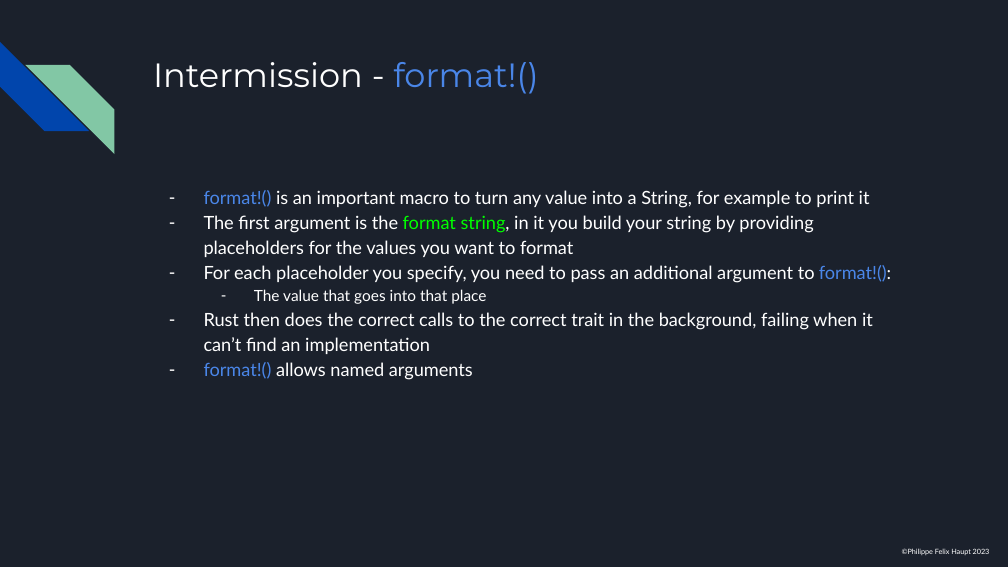
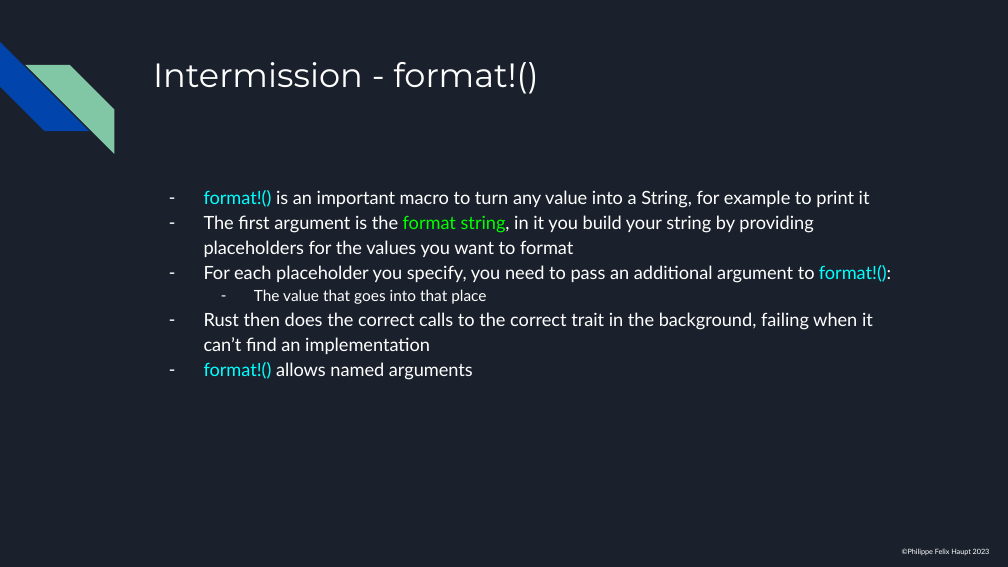
Before and after one commit to pfhaupt/progkurs, a slide deck: slide 86 of rust-beginner/09 - Traits/09 - RUSTikales Rust for beginners.pptx. Drawn at 1008x567 pixels with LibreOffice and Linux fonts; fonts in the diff are those of the drawing. Boxes give left, top, right and bottom in pixels: in the first picture for what was removed or moved away, otherwise in the second. Text is boxed around its words. In the diff, an @@ line names an element or a change of style, - is before the commit and + after.

Commit message:
(Session 09) Hotfix colors
Dark blue on dark background equals bad visibility

```diff
--- a/rust-beginner/09 - Traits/09 - RUSTikales Rust for beginners.pptx
+++ b/rust-beginner/09 - Traits/09 - RUSTikales Rust for beginners.pptx
@@ title "Intermission - format!()" at [153, 62, 538, 94]: text colour #4A86E8 to #FFFFFF in "format!()" @@
@@ text at [204, 190, 891, 380]: text colour #4A86E8 to #00FFFF in "format!()", "format!():", "format!()" @@
```
Also in this commit, not shown: 53 other slides changed.
